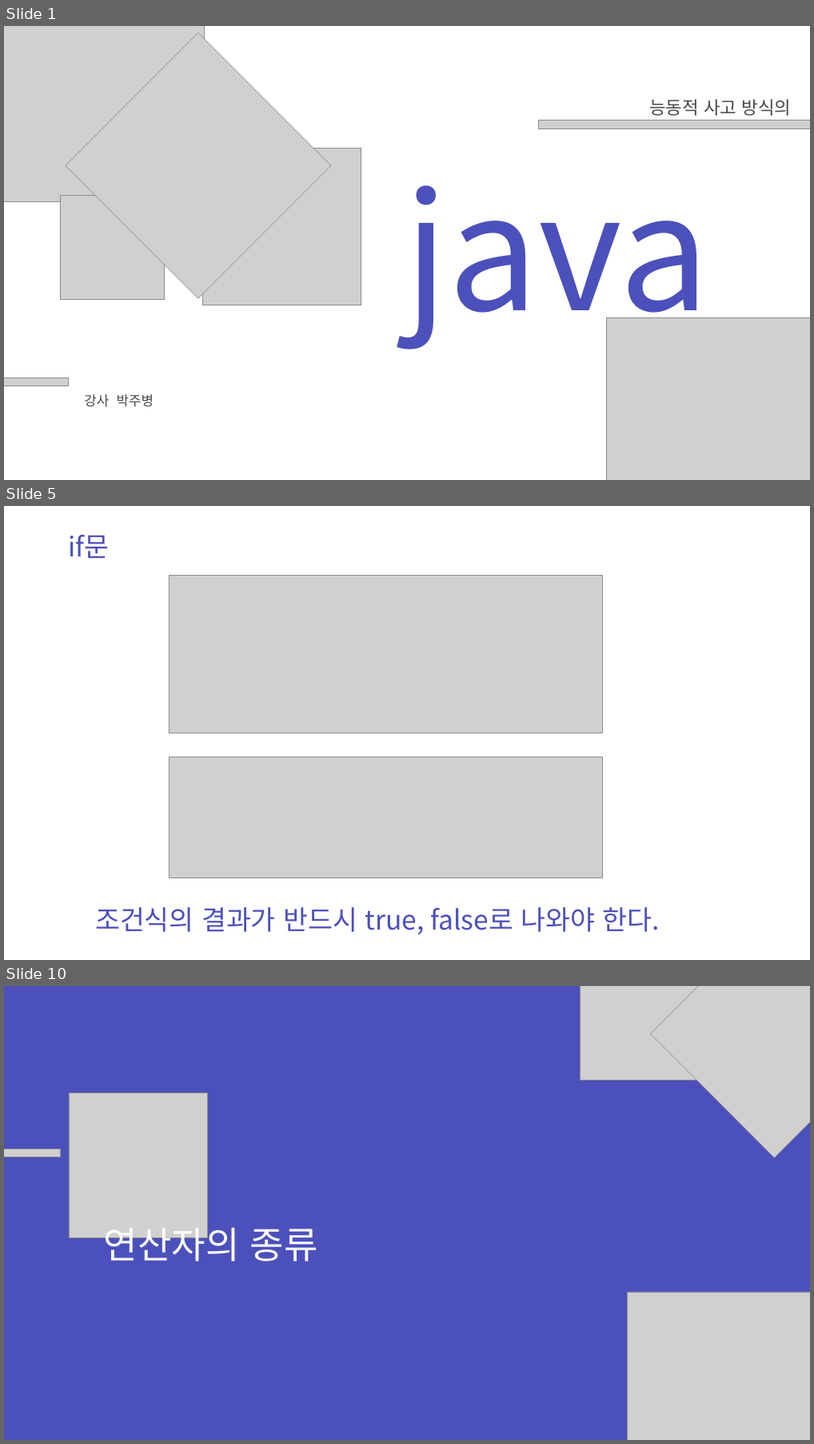
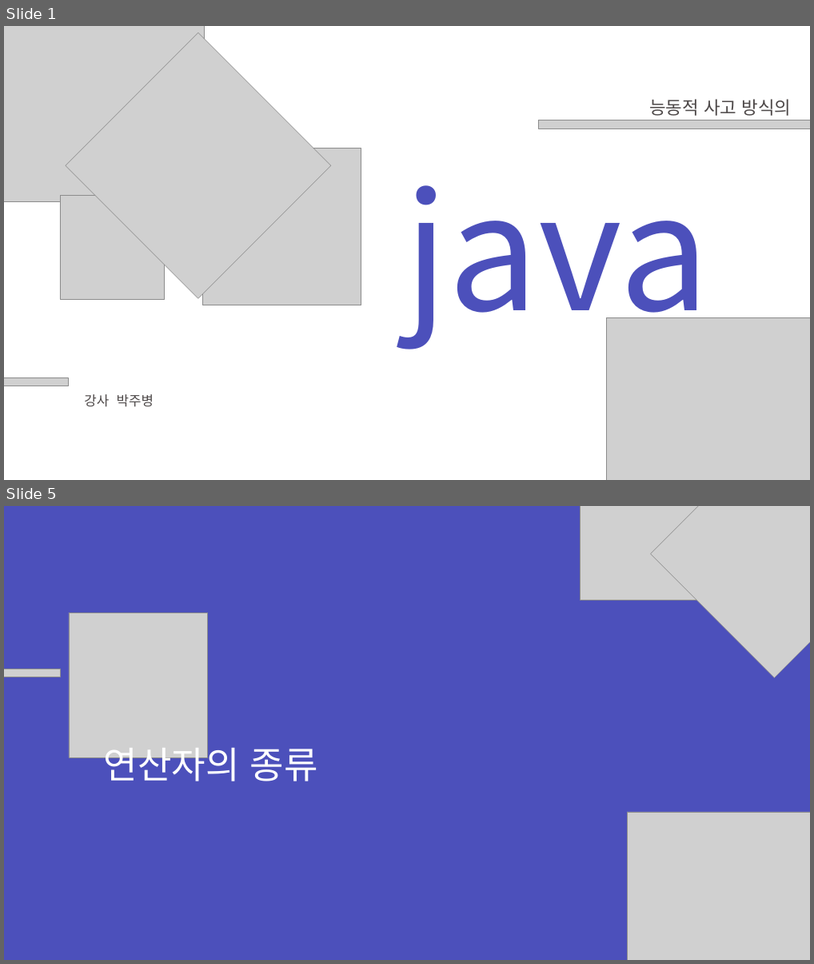
Before and after one commit to zest132/JavaLecture, a slide deck: JavaLecture/LectureFile/java 3강.pptx. Shown one above the other, each under a label of ours: slides 1, 5 and 10 before the commit, slides 1 and 5 after it; the slides between them are not shown. The pictures are 814x1444 and 814x964 pixels, drawn with LibreOffice and Linux fonts; fonts in the diff are those of the drawing; grey boxes stand for pictures. Boxes give left, top, right and bottom in pixels: in the first picture for what was removed or moved away, otherwise in the second. Text is boxed around its words. In the diff, an @@ line names an element or a change of style, - is before the commit and + after.

```diff
--- a/JavaLecture/LectureFile/java 3강.pptx
+++ b/JavaLecture/LectureFile/java 3강.pptx
@@ slide 5 removed at [4,506,810,960], background #FFFFFF @@
@@ text removed at [69,535,110,558] @@
-if문
@@ picture removed at [169,575,602,733] @@
@@ picture removed at [169,756,602,877] @@
@@ text removed at [95,907,659,934] @@
-조건식의 결과가 반드시 true, false로 나와야 한다.
@@ what was slide 10 is now slide 5 @@
```
Also in this commit, not shown: 1 slide changed, 2 slides added, 6 other slides removed, 2 other files.
